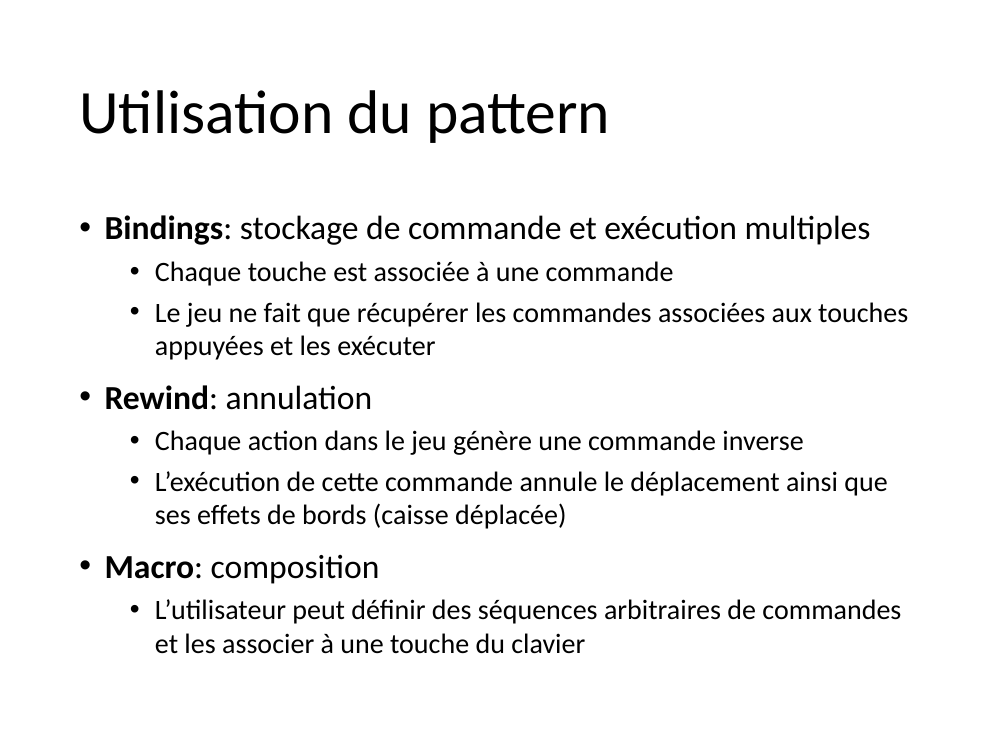
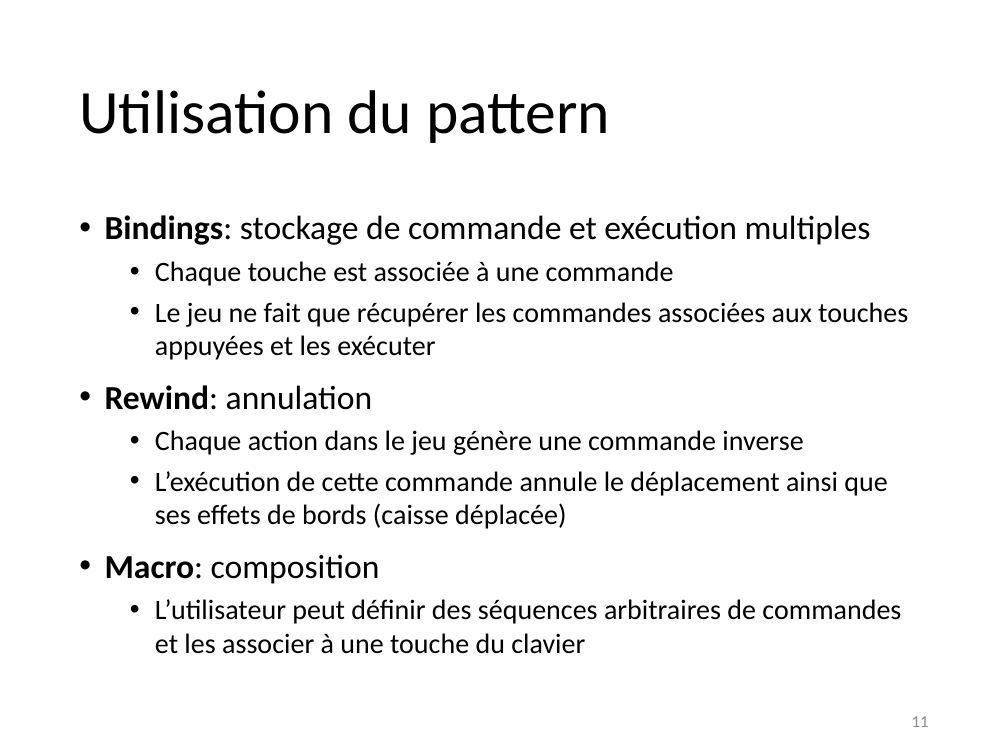
Before and after one commit to BastienClement/Sokonet, a slide deck: slide 11 of presentation/Sokonet.pptx. Drawn at 1008x756 pixels with LibreOffice and Linux fonts; fonts in the diff are those of the drawing. Boxes give left, top, right and bottom in pixels: in the first picture for what was removed or moved away, otherwise in the second. Text is boxed around its words. In the diff, an @@ line names an element or a change of style, - is before the commit and + after.

```diff
--- a/presentation/Sokonet.pptx
+++ b/presentation/Sokonet.pptx
@@ page number added at <box>912,716,929,727</box>, 12 pt, text #8C8C8C @@
+11
```
Also in this commit, not shown: 14 other slides changed, 1 slide added.
